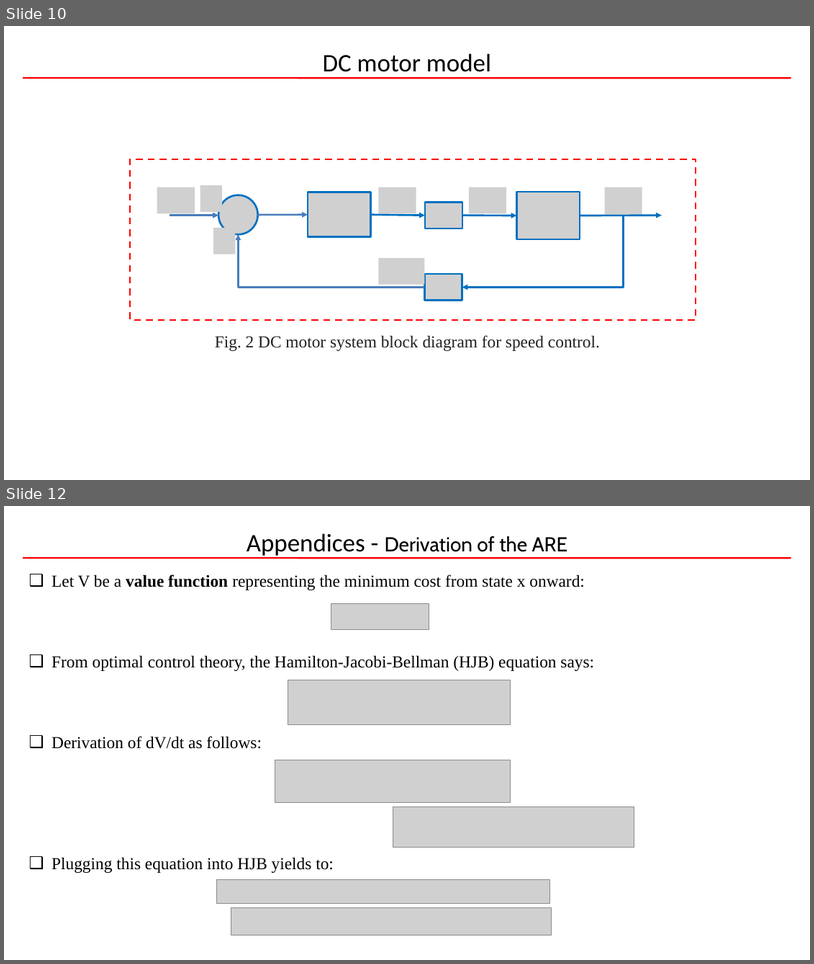
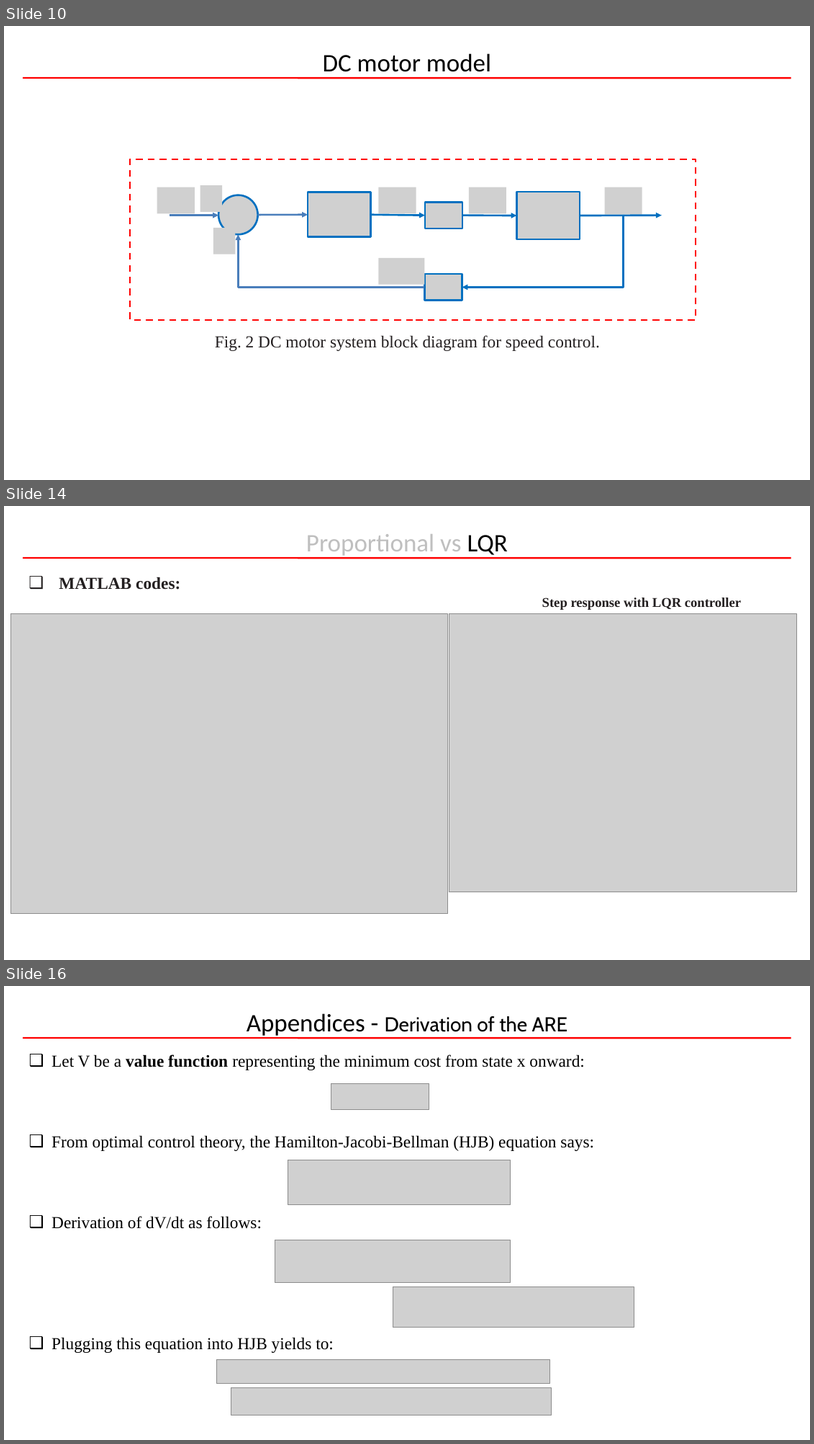
Before and after one commit to reenor/UOU-WA1194-Linear-System-Control, a slide deck: Exercises/20245360_CHUNG_QUANG_KHANH_Term_Project/20245360_CHUNG_QUANG_KHANH_Optimal_Control.pptx. Shown one above the other, each under a label of ours: slides 10 and 12 before the commit, slides 10, 14 and 16 after it; the slides between them are not shown. The pictures are 814x964 and 814x1444 pixels, drawn with LibreOffice and Linux fonts; fonts in the diff are those of the drawing; grey boxes stand for pictures; background and template pictures are left out. Boxes give left, top, right and bottom in pixels: in the first picture for what was removed or moved away, otherwise in the second. Text is boxed around its words. In the diff, an @@ line names an element or a change of style, - is before the commit and + after.

```diff
--- a/Exercises/20245360_CHUNG_QUANG_KHANH_Term_Project/20245360_CHUNG_QUANG_KHANH_Optimal_Control.pptx
+++ b/Exercises/20245360_CHUNG_QUANG_KHANH_Term_Project/20245360_CHUNG_QUANG_KHANH_Optimal_Control.pptx
@@ slide 14 added at box(4, 506, 810, 960), background picture (left out); not listed: 2 template elements that a slide beside it also shows @@
@@ title added at box(306, 534, 508, 558), 30 pt, text #BFBFBF @@
+Proportional vs LQR
@@ text added at box(59, 577, 180, 590), 20 pt, text #231F20, bold @@
+❑ MATLAB codes:
@@ text added at box(543, 597, 741, 610), 16 pt, text #231F20, bold @@
+Step response with LQR controller
@@ picture added at box(10, 614, 448, 913) @@
@@ picture added at box(450, 614, 797, 891) @@
@@ what was slide 12 is now slide 16 @@
```
Also in this commit, not shown: 4 slides changed, 4 other slides added, 1 slide removed, 5 other files.
